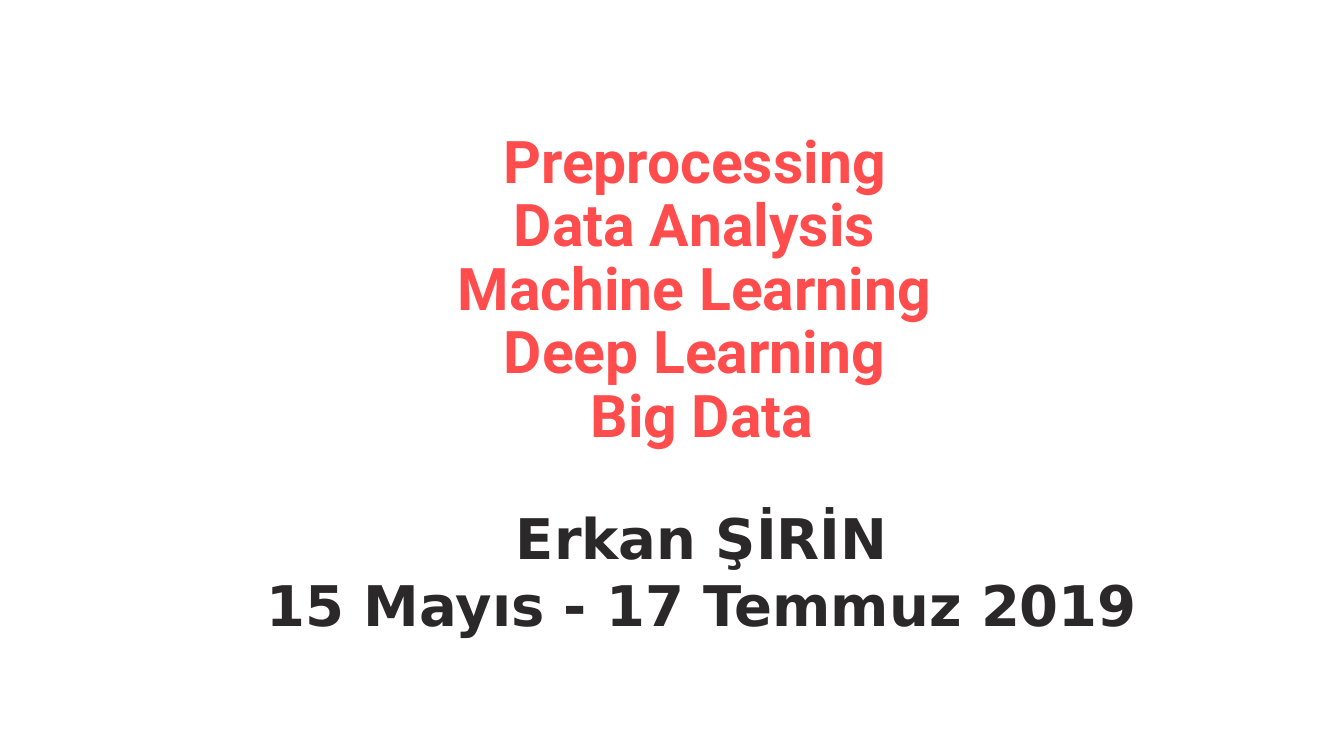
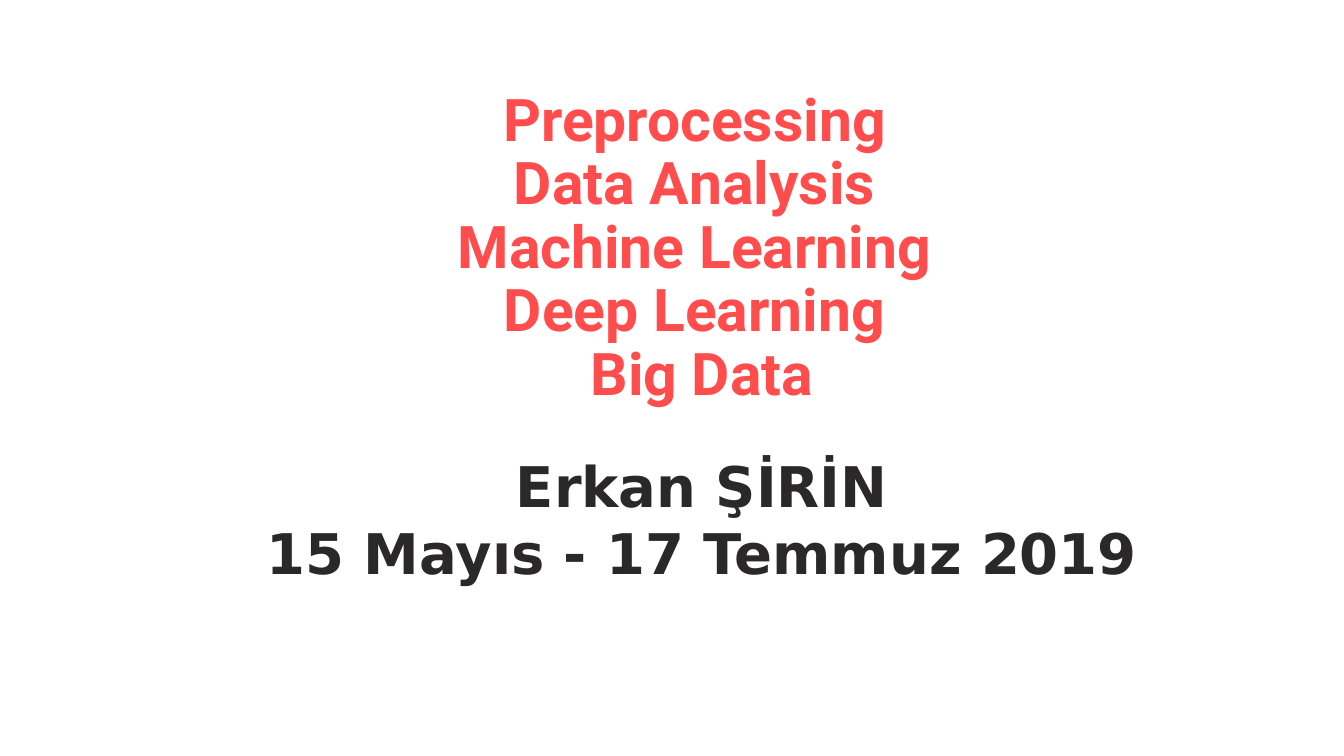
Before and after one commit to celiktenozkan/preprocessing-analysis-ml-dl-big-data, a slide deck: slide 1 of 00_acilis_preprocessing-analysis-ml-dl-big-data.pptx. Drawn at 1344x756 pixels with LibreOffice and Linux fonts; fonts in the diff are those of the drawing. Boxes give left, top, right and bottom in pixels: in the first picture for what was removed or moved away, otherwise in the second. Text is boxed around its words. In the diff, an @@ line names an element or a change of style, - is before the commit and + after.

```diff
--- a/00_acilis_preprocessing-analysis-ml-dl-big-data.pptx
+++ b/00_acilis_preprocessing-analysis-ml-dl-big-data.pptx
@@ title "Preprocessing Data Analysis Machine Learning ...": place and size @@
-title "Preprocessing Data Analysis Machine Learning ..." at (458, 139, 931, 449)
+title "Preprocessing Data Analysis Machine Learning ..." at (458, 97, 931, 407)
@@ text "Erkan ŞİRİN": place and size @@
-text "Erkan ŞİRİN" at (267, 513, 1137, 637)
+text "Erkan ŞİRİN" at (267, 461, 1137, 585)
```
Also in this commit, not shown: 4 other slides changed, 1 slide added, 41 other files.
